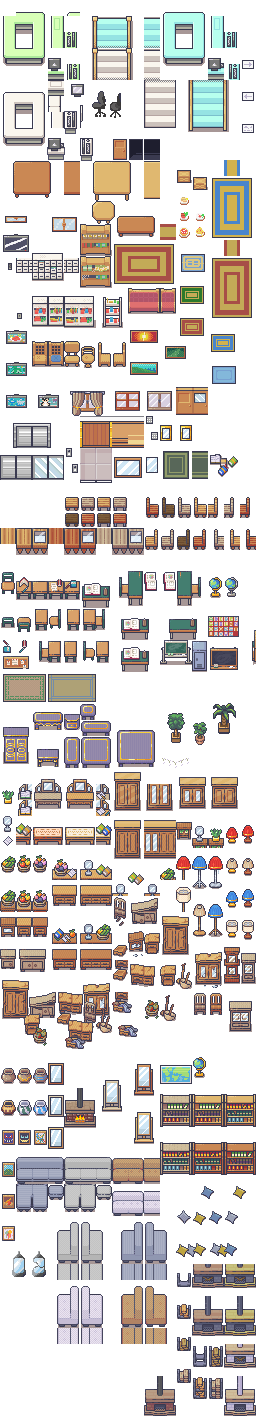
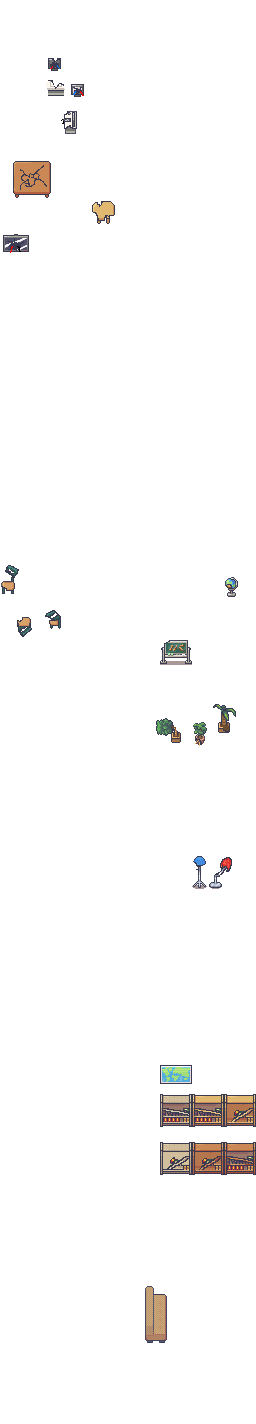
Comparing the layer stacks of the two 256 × 1424 images. Changes:
painted on "Layer 21" over box(1, 58, 253, 1344)
hid "Layer 1" over box(0, 12, 256, 1416)
